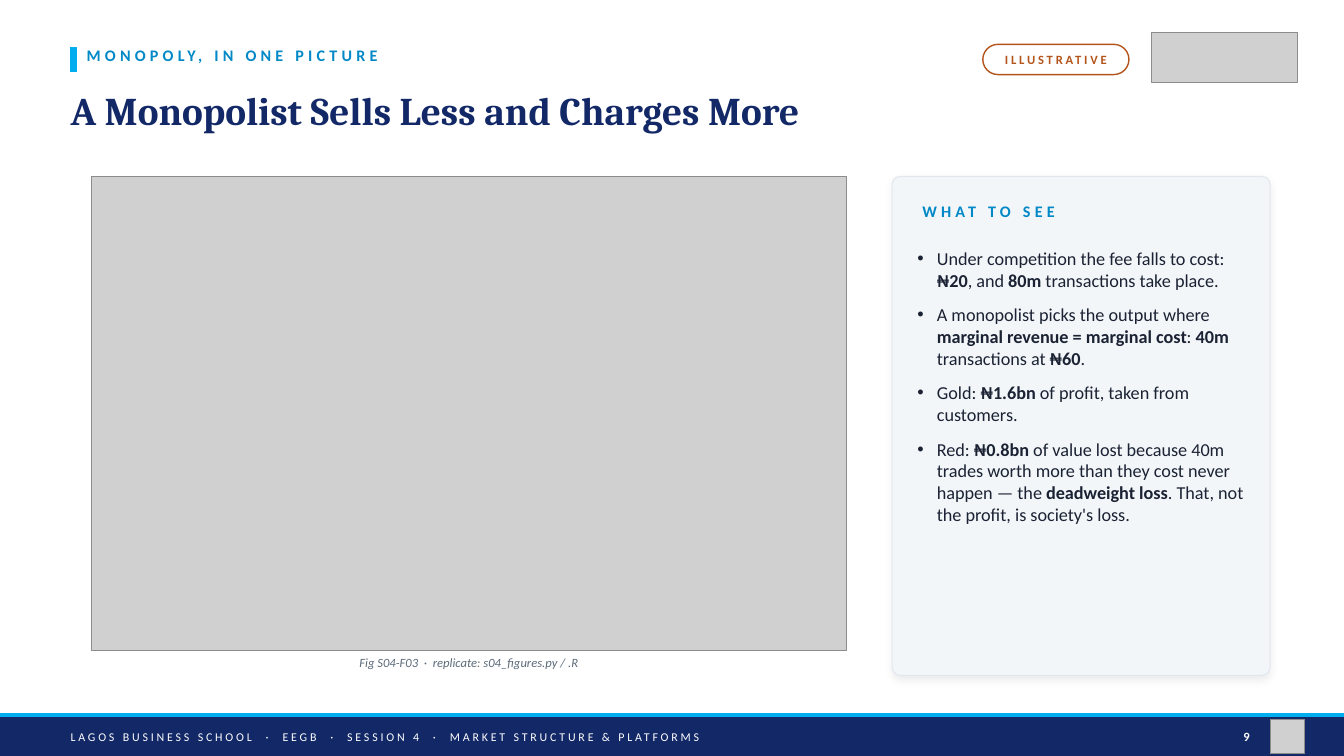
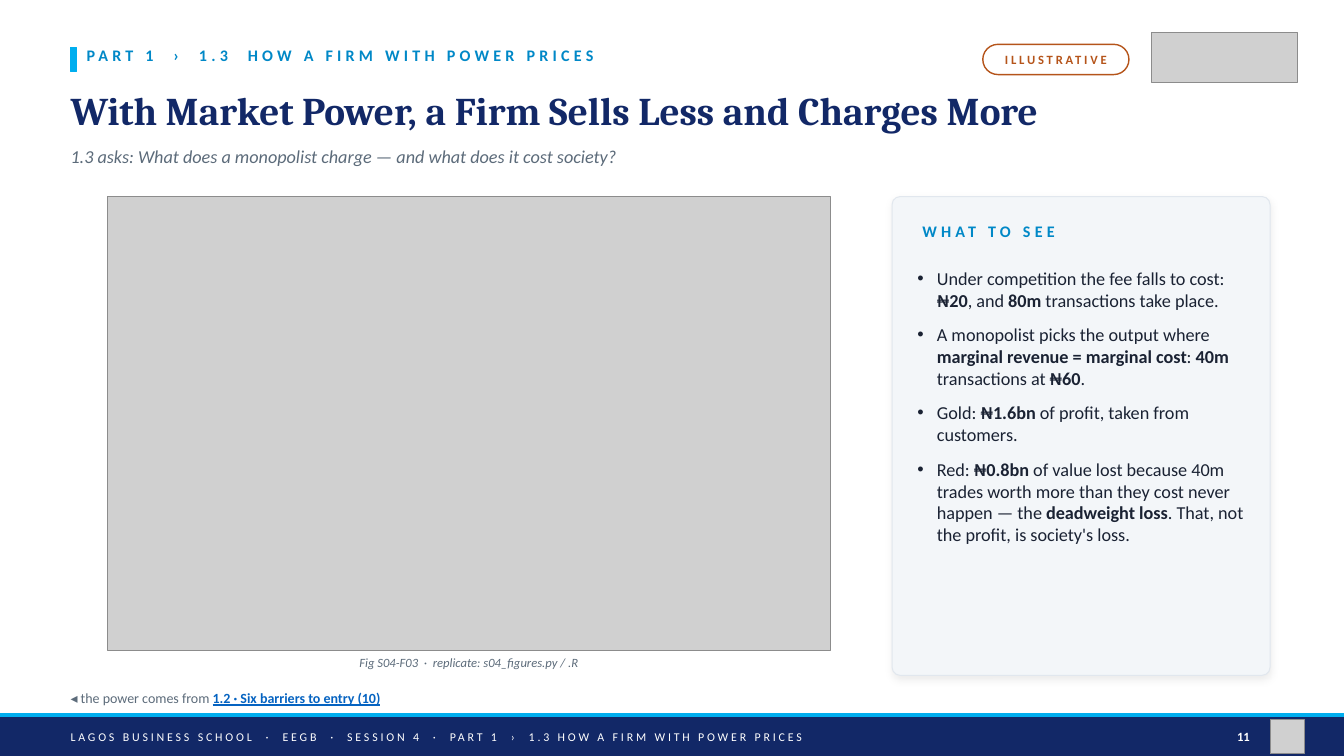
Before and after one commit to adibongo/eegb, a slide deck: slide 11 of sessions/s04/slides/EEGB_S04_Market_Structure_Platforms_Competition_Policy.pptx (slide 9 before the commit). Drawn at 1344x756 pixels with LibreOffice and Linux fonts; fonts in the diff are those of the drawing; grey boxes stand for pictures. Boxes give left, top, right and bottom in pixels: in the first picture for what was removed or moved away, otherwise in the second. Text is boxed around its words. In the diff, an @@ line names an element or a change of style, - is before the commit and + after.

```diff
--- a/sessions/s04/slides/EEGB_S04_Market_Structure_Platforms_Competition_Policy.pptx
+++ b/sessions/s04/slides/EEGB_S04_Market_Structure_Platforms_Competition_Policy.pptx
@@ text at box(145, 50, 594, 61): text changed @@
-MONOPOLY, IN ONE PICTURE
+PART 1 › 1.3 HOW A FIRM WITH POWER PRICES
@@ text at box(71, 97, 1038, 134): text changed @@
-A Monopolist Sells Less and Charges More
+With Market Power, a Firm Sells Less and Charges More
@@ text added at box(71, 150, 616, 166), 13 pt, text #5C6B7A, italic @@
+1.3 asks: What does a monopolist charge — and what does it cost society?
@@ picture: place and size @@
-picture at box(91, 176, 846, 650)
+picture at box(107, 197, 830, 650)
@@ rounded rectangle: place and size @@
-rounded rectangle at box(892, 176, 1270, 676)
+rounded rectangle at box(892, 197, 1270, 676)
@@ text "WHAT TO SEE": place and size @@
-text "WHAT TO SEE" at box(988, 206, 1011, 217)
+text "WHAT TO SEE" at box(988, 226, 1011, 237)
@@ text "Under competition the fee falls ...": place and size @@
-text "Under competition the fee falls ..." at box(937, 252, 1243, 524)
+text "Under competition the fee falls ..." at box(937, 272, 1243, 544)
@@ text added at box(81, 693, 381, 706), 10 pt, text #0563C1, bold, underline @@
+◂ the power comes from 1.2 · Six barriers to entry (10)
@@ text at box(71, 733, 802, 741): text changed @@
-LAGOS BUSINESS SCHOOL · EEGB · SESSION 4 · MARKET STRUCTURE & PLATFORMS
+LAGOS BUSINESS SCHOOL · EEGB · SESSION 4 · PART 1 › 1.3 HOW A FIRM WITH POWER PRICES
@@ text at box(1237, 733, 1250, 741): text changed @@
-9
+11
```
Also in this commit, not shown: 38 other slides changed, 2 slides added, 1 slide removed, 11 other files.
